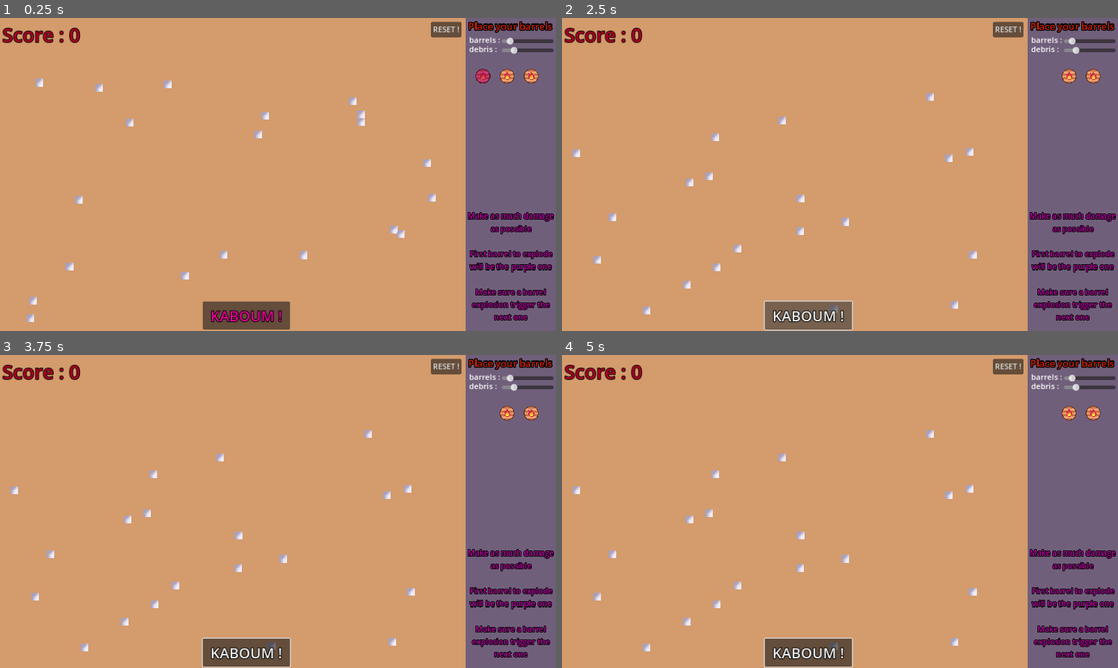
Above: before the commit, frames 1-4 (two rows, left to right).
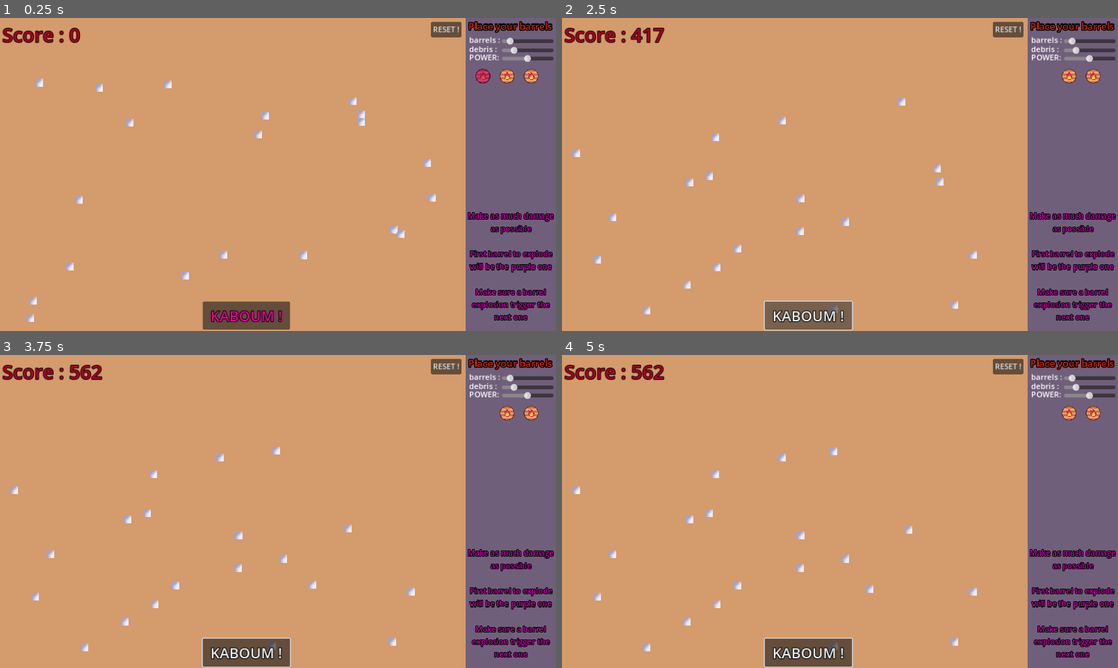
Above: after the commit, the same moments.

Repository: zazak03/kaboum
Game: Godot game, scene res://home.tscn
Two runs of this game, one before a commit and one after it. Both use one fixed random seed, a clock stepped at 60 frames per second and the inputs below.
Inputs (mouse positions are in pixels of both pictures, inside the frame that each line leads up to):
- Up to frame 1 (0.25 s): no input
- Up to frame 2 (2.5 s): click "RESET !" at 0.5 s; click "KABOUM !" at 1.25 s; click "KABOUM !" at 2 s
- Up to frame 3 (3.75 s): click "KABOUM !" at 2.75 s; move the mouse to (400, 495) at 3.52 s; click (400, 495) at 3.6 s
- Up to frame 4 (5 s): move the mouse to (728, 527) at 4.27 s; click (728, 527) at 4.35 s

The runs differ from the first frame. In frame 1, 0.2% of the frame differs, in the area x 84-100%, y 11-14%; in frame 2, 0.6%; in frame 3, 0.6%, in the area x 12-100%, y 3-75%; in frame 4, 0.6%.

Commit message:
erzer

Diff:
--- a/barrel.tscn
+++ b/barrel.tscn
@@ -1,20 +1,19 @@
-[gd_scene load_steps=6 format=3 uid="uid://crejtmpghpjrw"]
+[gd_scene load_steps=6 format=3 uid="uid://chft05mglcw07"]
 
 [ext_resource type="Script" path="res://Barel.gd" id="1_cymhm"]
-[ext_resource type="Texture2D" uid="uid://cf85pho0glugq" path="res://Assets/Sprites/barel-1.png" id="2_awykn"]
+[ext_resource type="Texture2D" uid="uid://gcnmahr283dm" path="res://Assets/Sprites/barel-1.png" id="2_awykn"]
 
 [sub_resource type="CircleShape2D" id="CircleShape2D_ebl4u"]
-radius = 17.0
+radius = 17.0294
 
 [sub_resource type="CircleShape2D" id="CircleShape2D_rxjdy"]
-radius = 177.282
+radius = 285.344
 
 [sub_resource type="CircleShape2D" id="CircleShape2D_hvql0"]
-radius = 18.0
+radius = 17.0
 
 [node name="Barrel" type="StaticBody2D"]
 script = ExtResource("1_cymhm")
-force = 5
 
 [node name="mouse_collision" type="CollisionShape2D" parent="."]
 shape = SubResource("CircleShape2D_ebl4u")
--- a/home.gd
+++ b/home.gd
@@ -44,6 +44,7 @@
 func _on_reset_pressed():
 	number_of_barrel = $Ui/HSlider.value
 	number_of_random_debris = $Ui/HSlider2.value
+
 	game_is_playing = false
 	var decalage = [0,0]
 	for old_barrel in $barrels.get_children():
@@ -59,6 +60,8 @@
 		if decalage[0]%150==0:
 			decalage[1]+=50
 			decalage[0]=0
+
+		barrel.force = $Ui/HSlider3.value
 		get_node("barrels").add_child(barrel)
 
 	for i in range(number_of_random_debris):
--- a/home.tscn
+++ b/home.tscn
@@ -130,6 +130,25 @@
 offset_bottom = 79.0
 text = "debris :"
 
+[node name="HSlider3" type="HSlider" parent="Ui"]
+layout_mode = 0
+offset_left = 1040.0
+offset_top = 76.0
+offset_right = 1147.0
+offset_bottom = 92.0
+min_value = 0.1
+max_value = 20.0
+step = 0.1
+value = 10.0
+
+[node name="Label5" type="Label" parent="Ui"]
+layout_mode = 0
+offset_left = 972.0
+offset_top = 70.0
+offset_right = 1036.0
+offset_bottom = 96.0
+text = "POWER:"
+
 [node name="walls" type="Node2D" parent="."]
 
 [node name="wall" type="StaticBody2D" parent="walls"]
